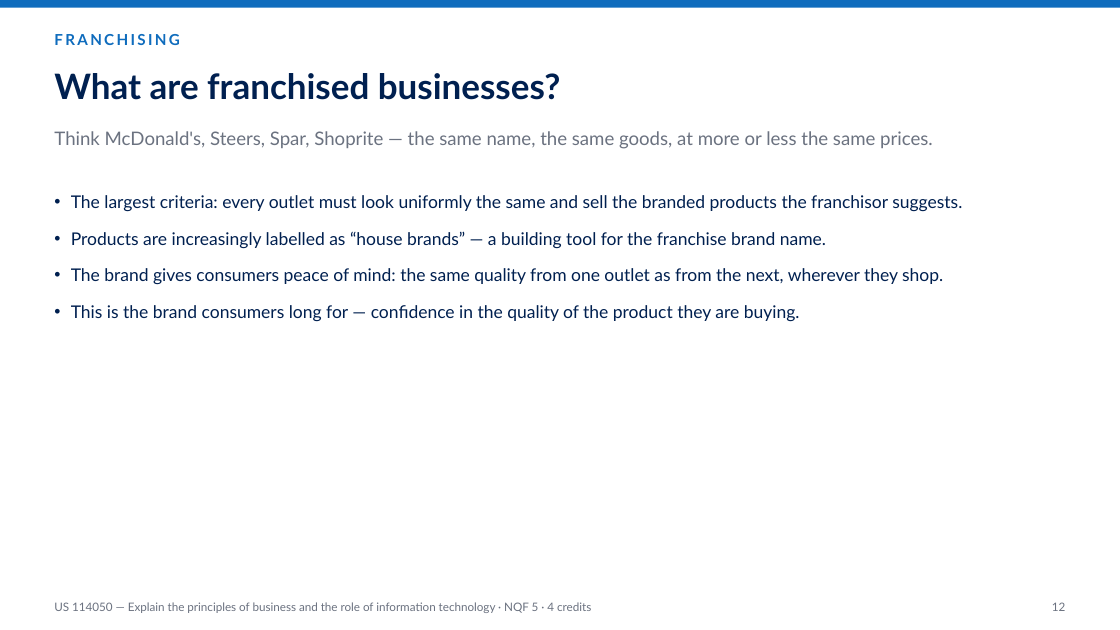
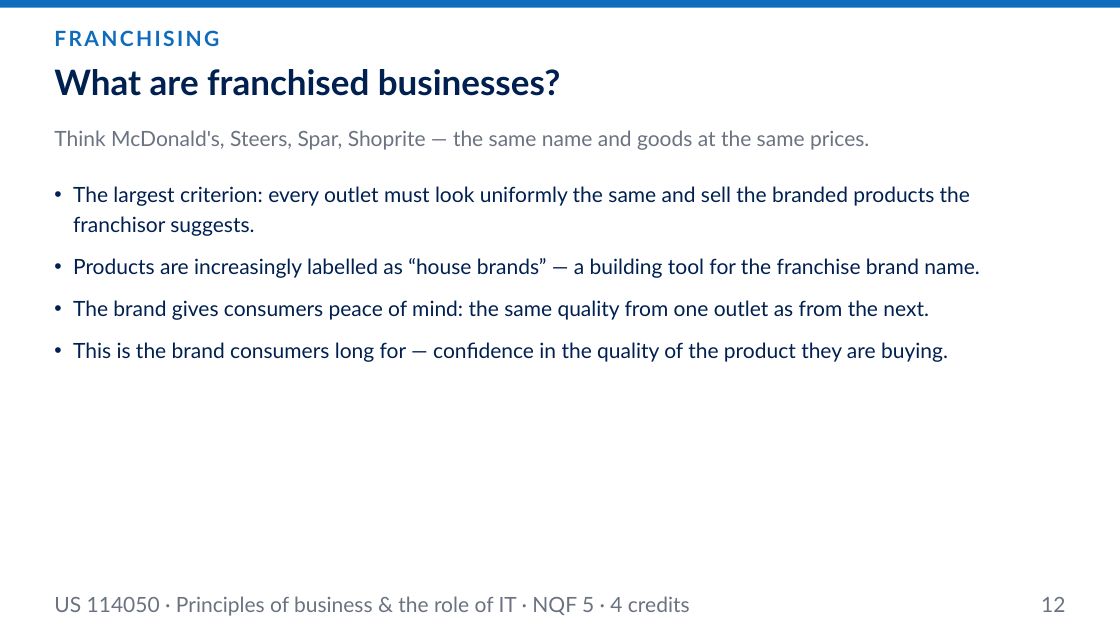
Before and after one commit to andrekyle/ITsystemsupport, a slide deck: slide 12 of public/downloads/US-114050-Principles-of-Business.pptx. Drawn at 1120x630 pixels with LibreOffice and Linux fonts; fonts in the diff are those of the drawing. Boxes give left, top, right and bottom in pixels: in the first picture for what was removed or moved away, otherwise in the second. Text is boxed around its words. In the diff, an @@ line names an element or a change of style, - is before the commit and + after.

```diff
--- a/public/downloads/US-114050-Principles-of-Business.pptx
+++ b/public/downloads/US-114050-Principles-of-Business.pptx
@@ text "FRANCHISING" at (x1=54, y1=30, x2=219, y2=46): size 13 to 18 pt @@
@@ text "What are franchised businesses?" moved from (x1=54, y1=73, x2=561, y2=100) to (x1=54, y1=69, x2=561, y2=96) @@
@@ text at (x1=54, y1=130, x2=869, y2=150): text changed; size 16 to 18 pt @@
-Think McDonald's, Steers, Spar, Shoprite — the same name, the same goods, at more or less the same prices.
+Think McDonald's, Steers, Spar, Shoprite — the same name and goods at the same prices.
@@ text "The largest criterion: every outlet ..." moved from (x1=71, y1=195, x2=962, y2=322) to (x1=73, y1=186, x2=979, y2=362) @@
@@ text at (x1=73, y1=186, x2=970, y2=236): text changed; size 15 to 18 pt @@
-• The largest criteria: every outlet must look uniformly the same and sell the branded products the franchisor suggests.
+• The largest criterion: every outlet must look uniformly the same and sell the branded products the franchisor suggests.
@@ text at (x1=73, y1=258, x2=979, y2=362): size 15 to 18 pt in "Products are increasingly labelled as “house brands” ...", "This is the brand consumers long for ..."; indent changed; line spacing 1.3 to 1.2; more space between paragraphs @@
@@ text at (x1=73, y1=300, x2=929, y2=320): text changed; size 15 to 18 pt @@
-• The brand gives consumers peace of mind: the same quality from one outlet as from the next, wherever they shop.
+• The brand gives consumers peace of mind: the same quality from one outlet as from the next.
@@ text at (x1=54, y1=596, x2=690, y2=616): text changed; size 10 to 18 pt @@
-US 114050 — Explain the principles of business and the role of information technology · NQF 5 · 4 credits
+US 114050 · Principles of business & the role of IT · NQF 5 · 4 credits
@@ text "12" moved from (x1=1052, y1=602, x2=1065, y2=611) to (x1=1041, y1=597, x2=1065, y2=612) @@
@@ text "12" at (x1=1041, y1=597, x2=1065, y2=612): size 10 to 18 pt @@
```
Also in this commit, not shown: 17 other slides changed, 1 slide added, 1 other file.
